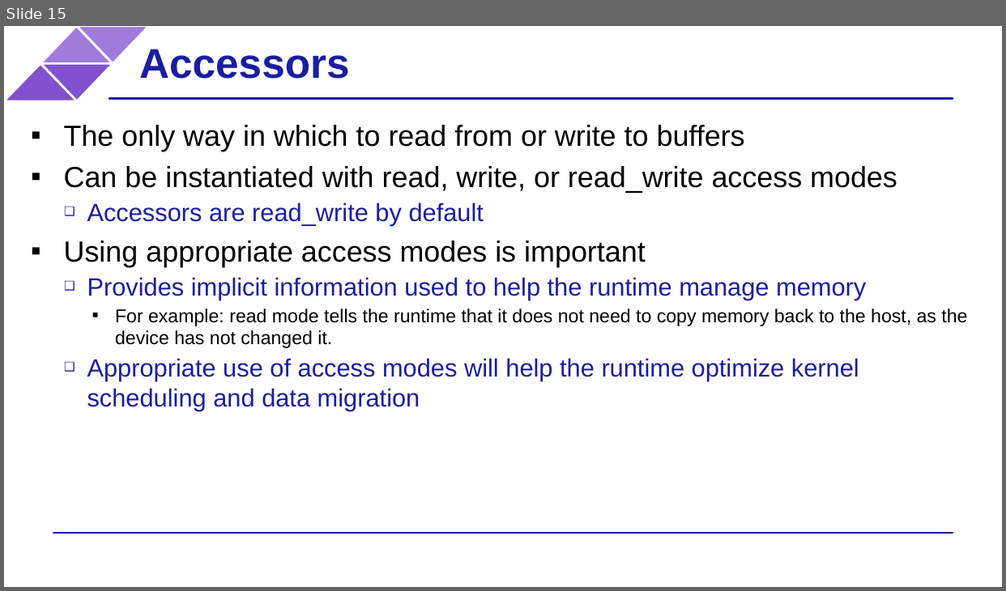
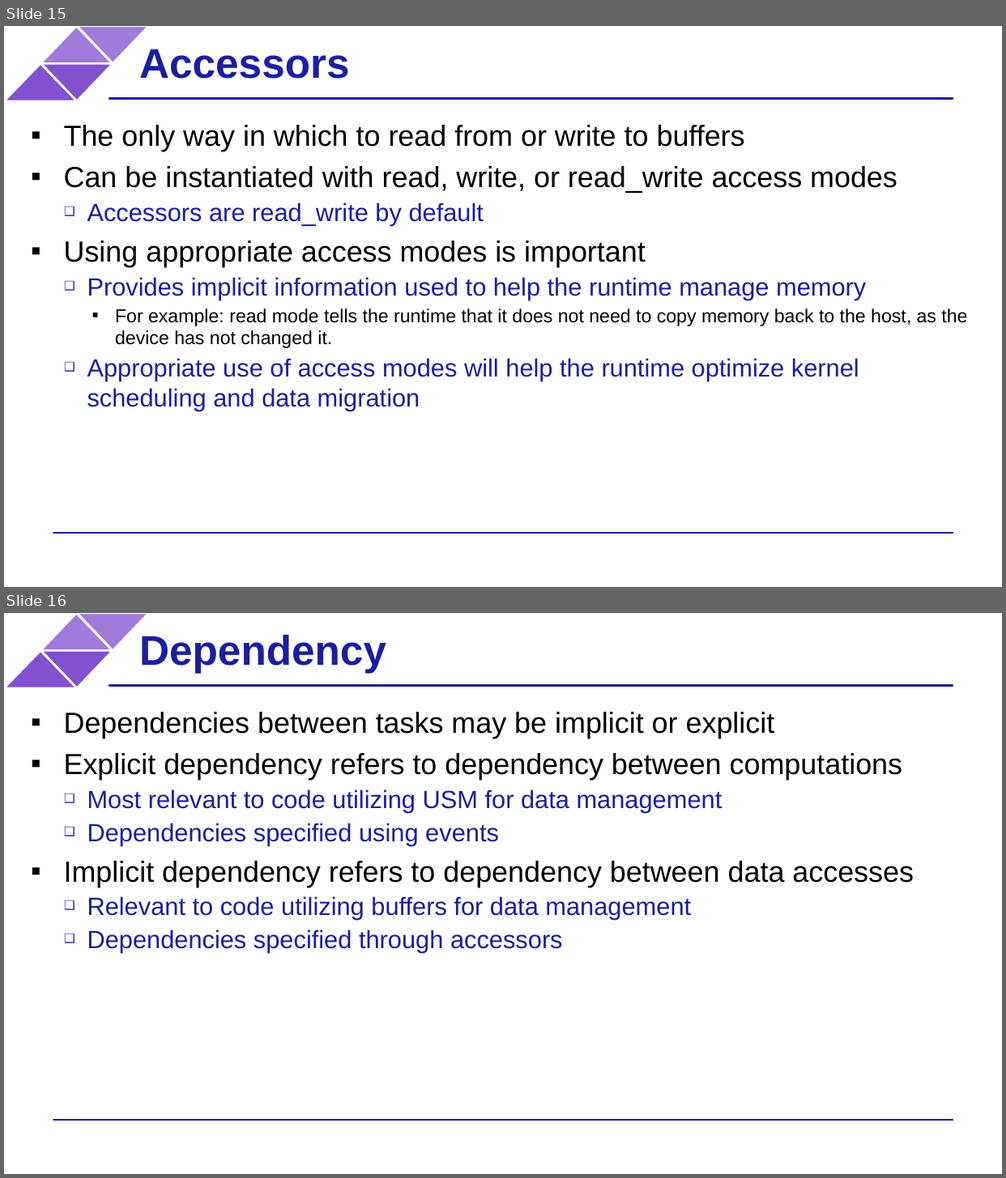
Before and after one commit to BenjaminMFindley/Reconfig-2-SYCL-DPCPP, a slide deck: Slides/SYCL intro.pptx. Shown one above the other, each under a label of ours: slide 15 before the commit, slides 15 and 16 after it. The pictures are 1006x591 and 1006x1178 pixels, drawn with LibreOffice and Linux fonts; fonts in the diff are those of the drawing; background and template pictures are left out. Boxes give left, top, right and bottom in pixels: in the first picture for what was removed or moved away, otherwise in the second. Text is boxed around its words. In the diff, an @@ line names an element or a change of style, - is before the commit and + after.

Commit message:
Dependencies

```diff
--- a/Slides/SYCL intro.pptx
+++ b/Slides/SYCL intro.pptx
@@ slide 16 added at (4, 613, 1002, 1174), background #FFFFFF; not listed: 6 template elements that a slide beside it also shows @@
@@ title added at (139, 634, 386, 673), 40 pt, text #191EA2, bold @@
+Dependency
@@ text added at (64, 712, 914, 953), 24 pt, text #191EA2 @@
+▪ Dependencies between tasks may be implicit or explicit
+▪ Explicit dependency refers to dependency between computations
+  ❑ Most relevant to code utilizing USM for data management
+  ❑ Dependencies specified using events
+▪ Implicit dependency refers to dependency between data accesses
+  ❑ Relevant to code utilizing buffers for data management
+  ❑ Dependencies specified through accessors
```
Also in this commit, not shown: 3 slides changed, 2 other slides added.
